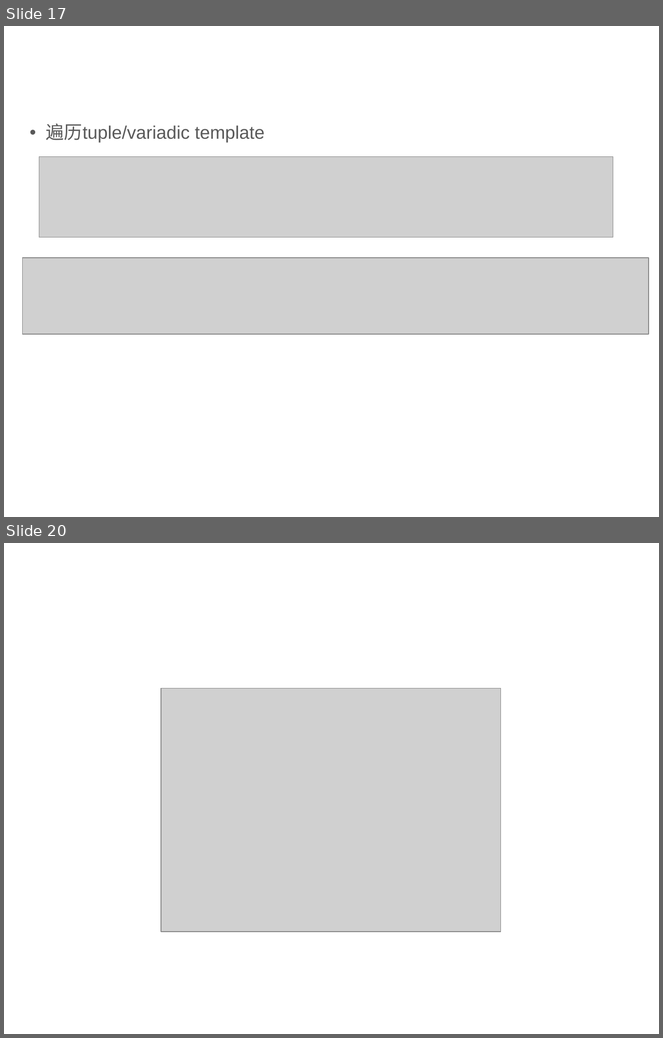
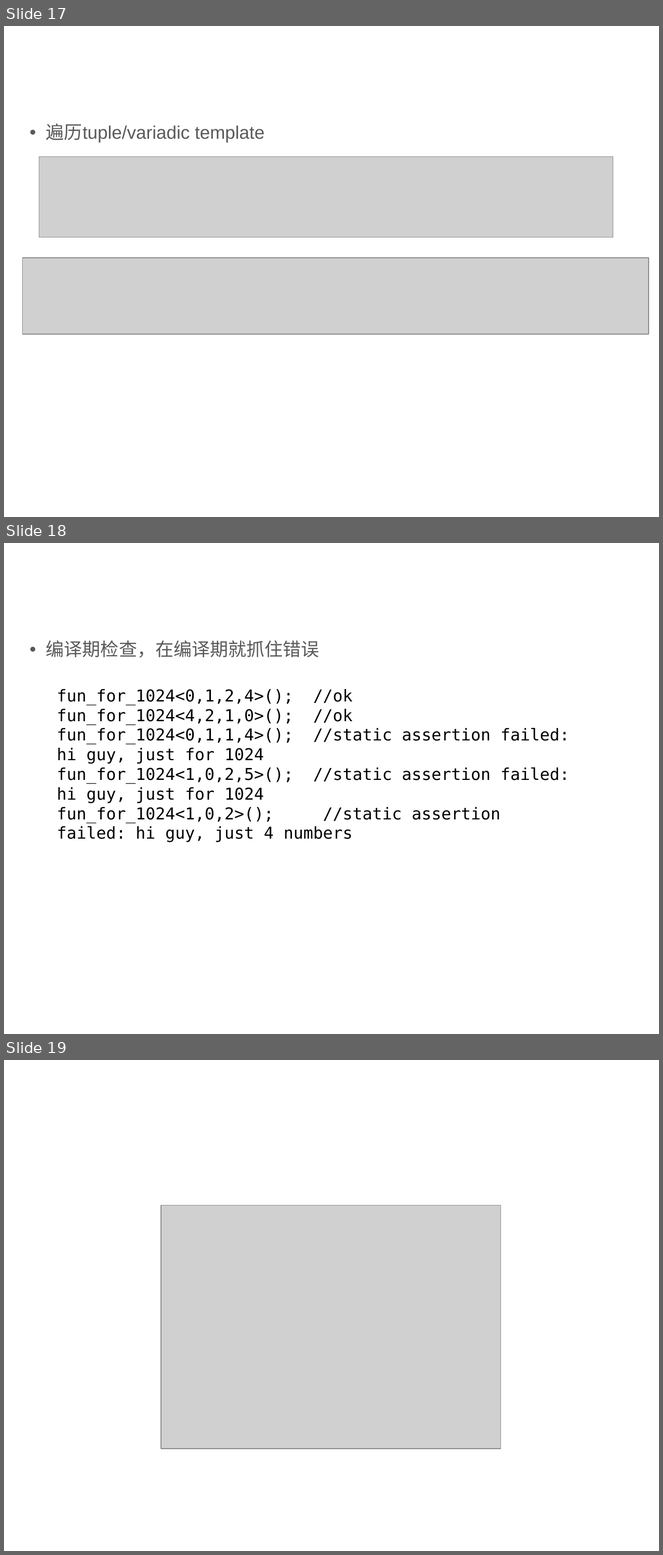
Before and after one commit to qicosmos/cppcon2017, a slide deck: CPP-Summit.pptx. Shown one above the other, each under a label of ours: slides 17 and 20 before the commit, slides 17, 18 and 19 after it; the slides between them are not shown. The pictures are 663x1038 and 663x1555 pixels, drawn with LibreOffice and Linux fonts; fonts in the diff are those of the drawing; grey boxes stand for pictures; background and template pictures are left out. Boxes give left, top, right and bottom in pixels: in the first picture for what was removed or moved away, otherwise in the second. Text is boxed around its words. In the diff, an @@ line names an element or a change of style, - is before the commit and + after.

```diff
--- a/CPP-Summit.pptx
+++ b/CPP-Summit.pptx
@@ slide 18 added at [4,543,659,1034], background #FFFFFF @@
@@ text added at [23,565,493,595], 24 pt, text #FFFFFF @@
+Static_assert
@@ text added at [46,640,320,658], 20 pt, text #595959 @@
+• 编译期检查，在编译期就抓住错误
@@ text added at [57,689,570,843], 18 pt, text #000000 @@
+fun_for_1024<0,1,2,4>(); //ok
+fun_for_1024<4,2,1,0>(); //ok
+fun_for_1024<0,1,1,4>(); //static assertion failed: hi guy, just for 1024
+fun_for_1024<1,0,2,5>(); //static assertion failed: hi guy, just for 1024
+fun_for_1024<1,0,2>(); //static assertion failed: hi guy, just 4 numbers
@@ what was slide 20 is now slide 19 @@
```
Also in this commit, not shown: 2 slides changed, 3 other slides added, 2 slides removed.
